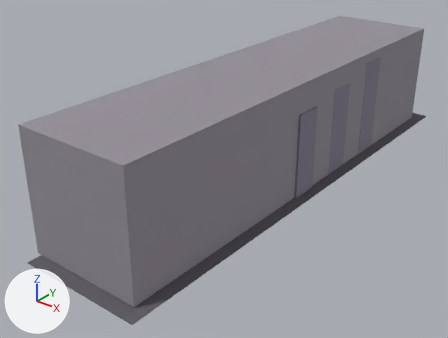
Before and after pictures for a commit that changed the Blender file client/levels/tokyo_alley.blend.
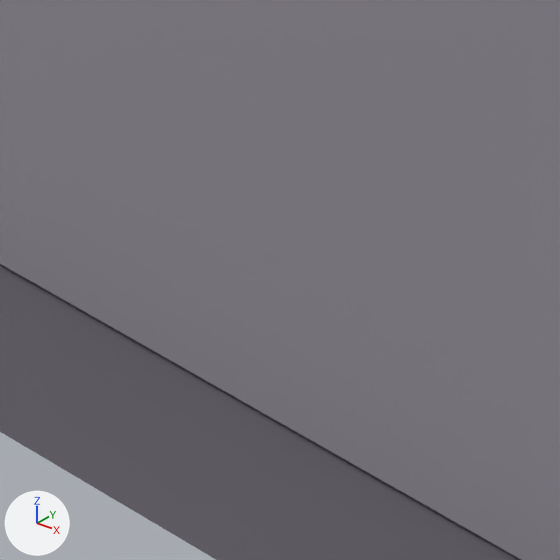
The first picture shows the older version from a 50 mm camera at (41.1, -59.8, 35.3) aimed at (-2.3, -5.5, 1.6). The close-ups show the older and then the newer version on the part from 13% to 26% of the width and 71% to 88% of the height of that picture. Only the edits that show in the close-ups are written down. Lighting does not change. The marker at lower left points along +X, +Y and +Z.

Objects in the first close-up: 'FogVolume', 'Ground'.
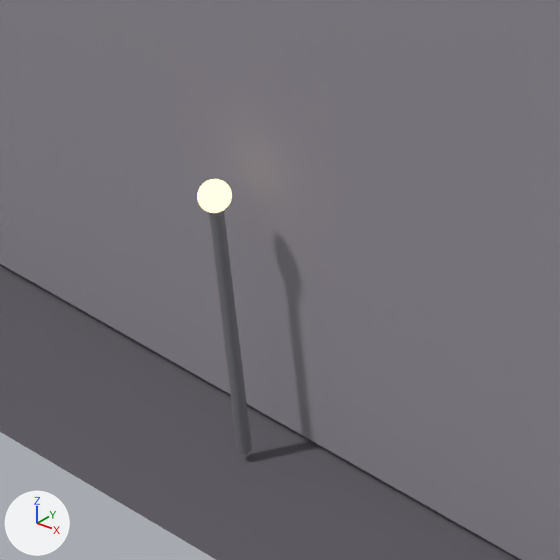
The change, as JSON lines over the scene's bpy script:
```json
{"op": "add", "block": "mat_oyabaun_neonwarm", "code": ["mat_oyabaun_neonwarm = emission_material('Oyabaun_NeonWarm')", "mat_oyabaun_neonwarm.base_color = (1.0, 0.82, 0.45)  # beige #ffeab3", "mat_oyabaun_neonwarm.strength = 1.8"]}
{"op": "add", "block": "mat_oyabaun_metaldark", "code": ["mat_oyabaun_metaldark = principled_material('Oyabaun_MetalDark')", "mat_oyabaun_metaldark.base_color = (0.18, 0.18, 0.2)  # grey #76767c", "mat_oyabaun_metaldark.roughness = 0.35"]}
{"op": "add", "block": "me_sphere_013", "code": ["me_sphere_013 = bpy.data.meshes.new('Sphere.013')", "me_sphere_013.from_pydata(...)  # a UV sphere (32 segments, 16 rings, poles along z) spanning x -0.16..0.16, y -0.16..0.16, z -0.16..0.16", "me_sphere_013.materials.append(mat_oyabaun_neonwarm)  # beige #ffeab3"]}
{"op": "add", "block": "me_cylinder_116", "code": ["me_cylinder_116 = bpy.data.meshes.new('Cylinder.116')", "me_cylinder_116.from_pydata(...)  # 64 vertices, 34 faces; spans x -0.07..0.07, y -0.07..0.07, z -1.42..1.42", "me_cylinder_116.materials.append(mat_oyabaun_metaldark)  # grey #76767c"]}
{"op": "add", "block": "ob_tokyoprop_lampbulb_000", "code": ["ob_tokyoprop_lampbulb_000 = bpy.data.objects.new('TokyoProp_LampBulb_000', me_sphere_013)", "ob_tokyoprop_lampbulb_000.location = (1.01, -30.52, 2.95)"]}
{"op": "add", "block": "ob_tokyoprop_lamppost_000", "code": ["ob_tokyoprop_lamppost_000 = bpy.data.objects.new('TokyoProp_LampPost_000', me_cylinder_116)", "ob_tokyoprop_lamppost_000.location = (1.01, -30.52, 1.45)"]}
```

Pixel boxes [x1, y1, x2, y2] of what changed, in the close-ups (560 x 560 px):
```json
{"object": "TokyoProp_LampPost_000", "change": "added", "after": [209, 210, 252, 454]}
{"object": "TokyoProp_LampBulb_000", "change": "added", "after": [197, 179, 232, 213], "on screen": "beige"}
```
